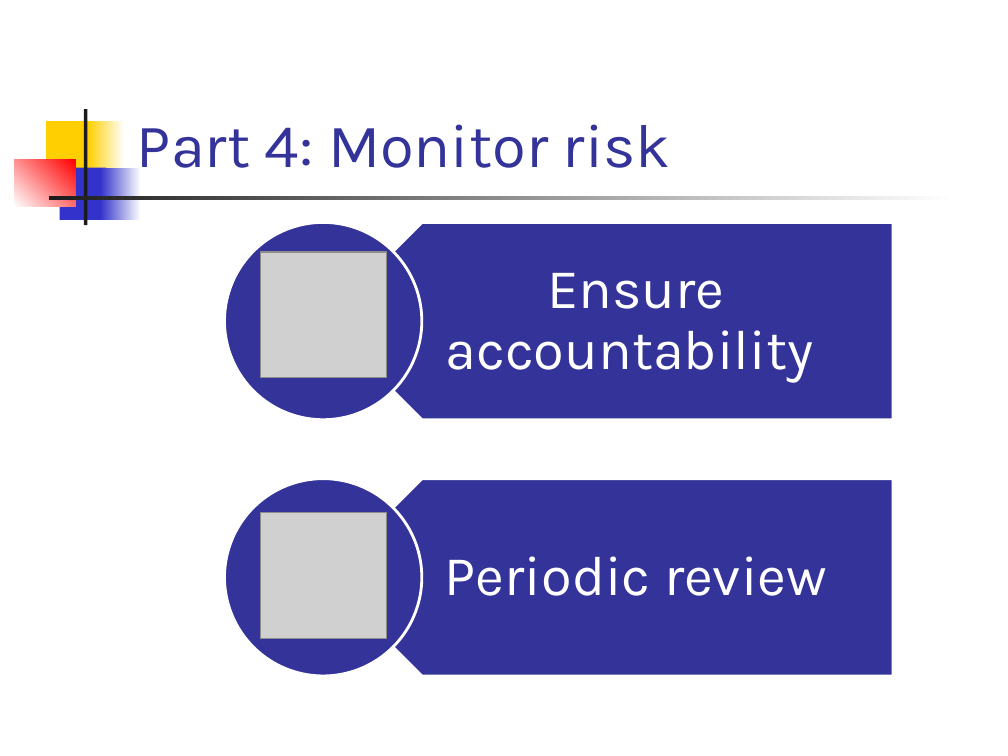
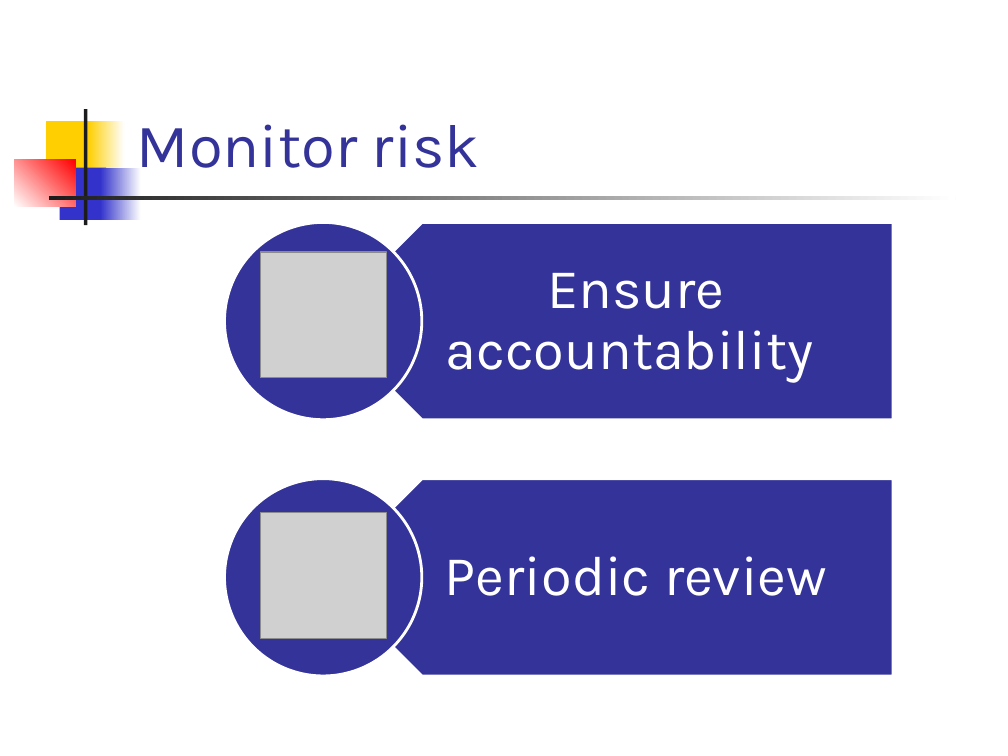
Before and after one commit to el-ahrairah/Risky_NIST, a slide deck: slide 26 of Risky NIST ecommerce.pptx (slide 28 before the commit). Drawn at 1008x756 pixels with LibreOffice and Linux fonts; fonts in the diff are those of the drawing; grey boxes stand for pictures. Boxes give left, top, right and bottom in pixels: in the first picture for what was removed or moved away, otherwise in the second. Text is boxed around its words. In the diff, an @@ line names an element or a change of style, - is before the commit and + after.

```diff
--- a/Risky NIST ecommerce.pptx
+++ b/Risky NIST ecommerce.pptx
@@ title at box(137, 124, 480, 168): text changed @@
-Part 4: Monitor risk
+Monitor risk
```
Also in this commit, not shown: 8 other slides changed, 1 slide added, 3 slides removed.
